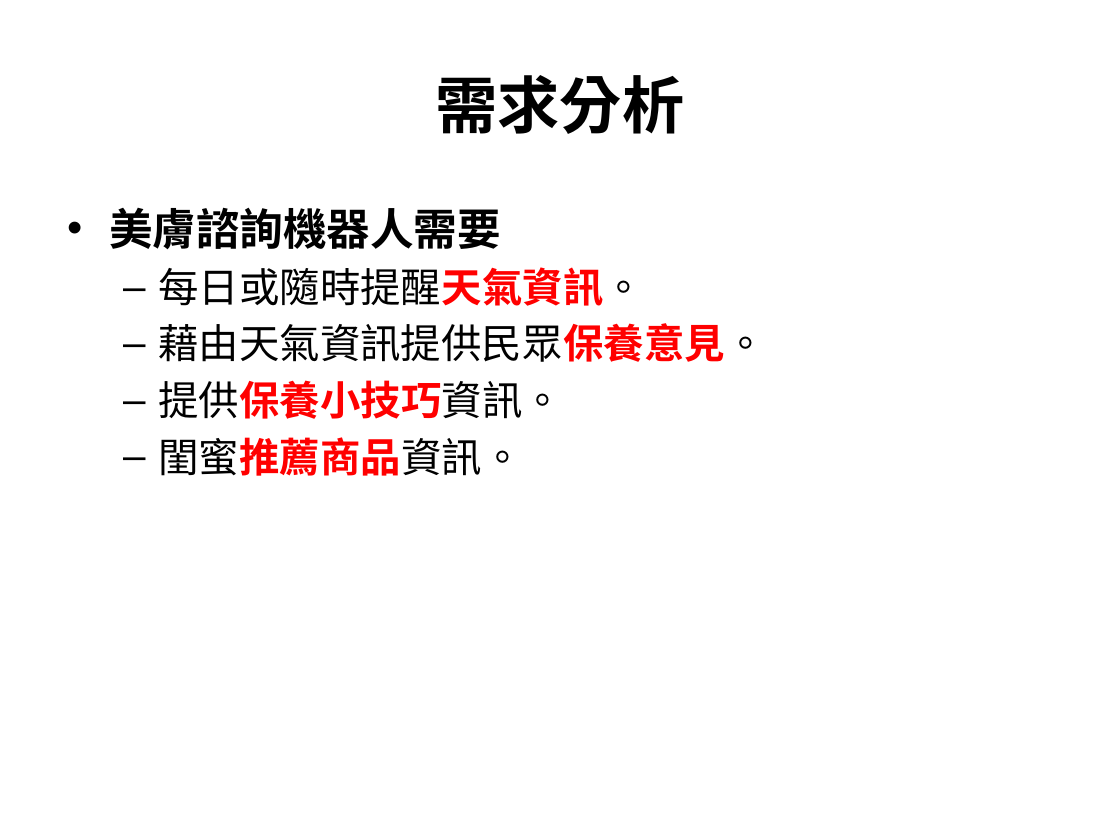
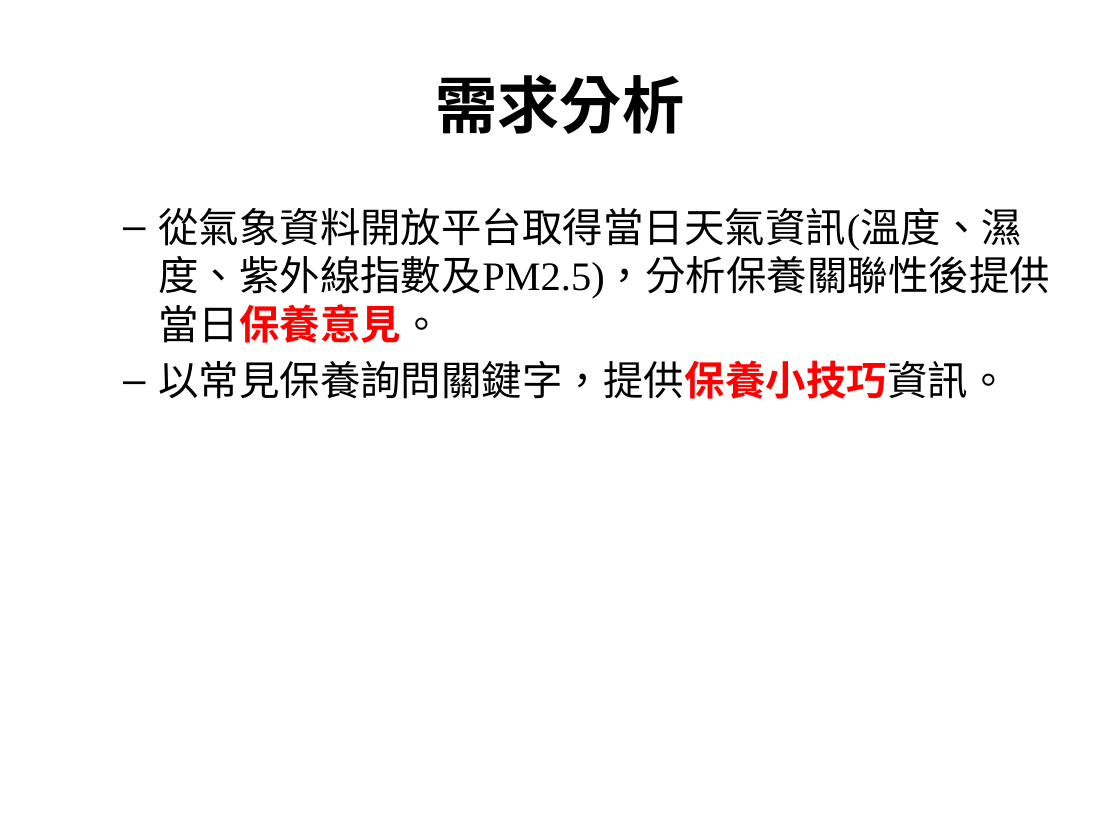
Before and after one commit to poan0627/108_SM_Team4, a slide deck: slide 4 of 軟體品質管理期中專案報告_team4.pptx. Drawn at 1120x840 pixels with LibreOffice and Linux fonts; fonts in the diff are those of the drawing. Boxes give left, top, right and bottom in pixels: in the first picture for what was removed or moved away, otherwise in the second. Text is boxed around its words. In the diff, an @@ line names an element or a change of style, - is before the commit and + after.

```diff
--- a/軟體品質管理期中專案報告_team4.pptx
+++ b/軟體品質管理期中專案報告_team4.pptx
@@ text at box(158, 208, 1050, 399): text changed @@
-• 美膚諮詢機器人需要
-  – 每日或隨時提醒天氣資訊。
-  – 藉由天氣資訊提供民眾保養意見。
-  – 提供保養小技巧資訊。
-  – 閨蜜推薦商品資訊。
+  – 從氣象資料開放平台取得當日天氣資訊(溫度、濕度、紫外線指數及PM2.5)，分析保養關聯性後提供當日保養意見。
+  – 以常見保養詢問關鍵字，提供保養小技巧資訊。
```
Also in this commit, not shown: 7 other slides changed, 3 other files.
